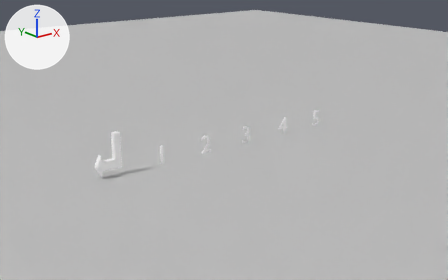
A saved change to the Blender file Resources/LevelData/SelectStage/SelectStage.blend.
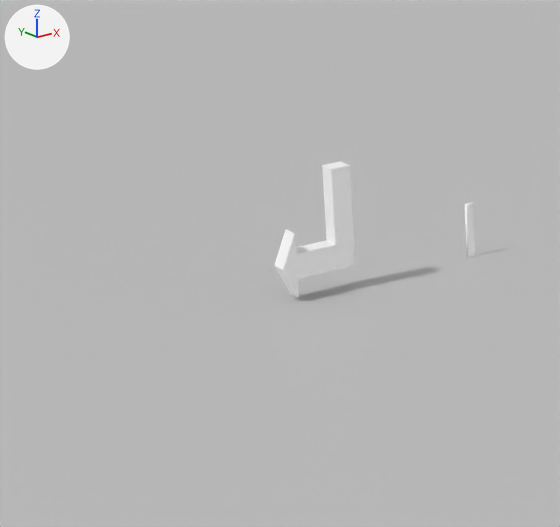
The first picture shows the older version from a camera (50 mm lens) standing at (-11.45, -17.91, 7.5) and looking at (3.74, 1.08, -0.1). The close-ups show the older and then the newer version on the part from 0% to 43% of the width and 27% to 92% of the height of that picture. Only the edits that show in the close-ups are written down. The axes (+X, +Y, +Z) are drawn at upper left. The lights are the same throughout.

Objects in the first close-up: 'Ground', '立方体' and 1 more.
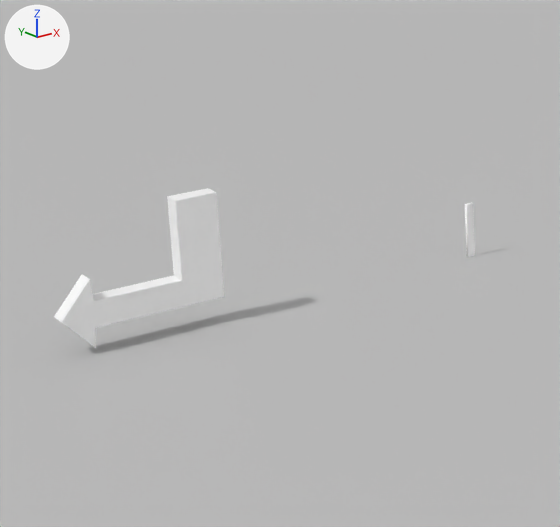
Changed parts and their boxes [x1, y1, x2, y2] in the close-ups (560 x 527 px):
```json
{"object": "立方体", "change": "moved, rescaled", "before": [274, 161, 355, 298], "after": [54, 188, 224, 348], "on screen": "109% wider, 17% taller"}
```

Edits to the scene script, one JSON object a line:
```json
{"op": "set", "path": "ob_立方体.location", "old": "(-2.0, 0.0, 0.0)", "new": "(-4.0, 0.0, 0.0)"}
{"op": "set", "path": "ob_立方体.scale", "old": "(0.5, 0.5, 0.5)", "new": "(1.0, 0.5, 0.5)"}
```
